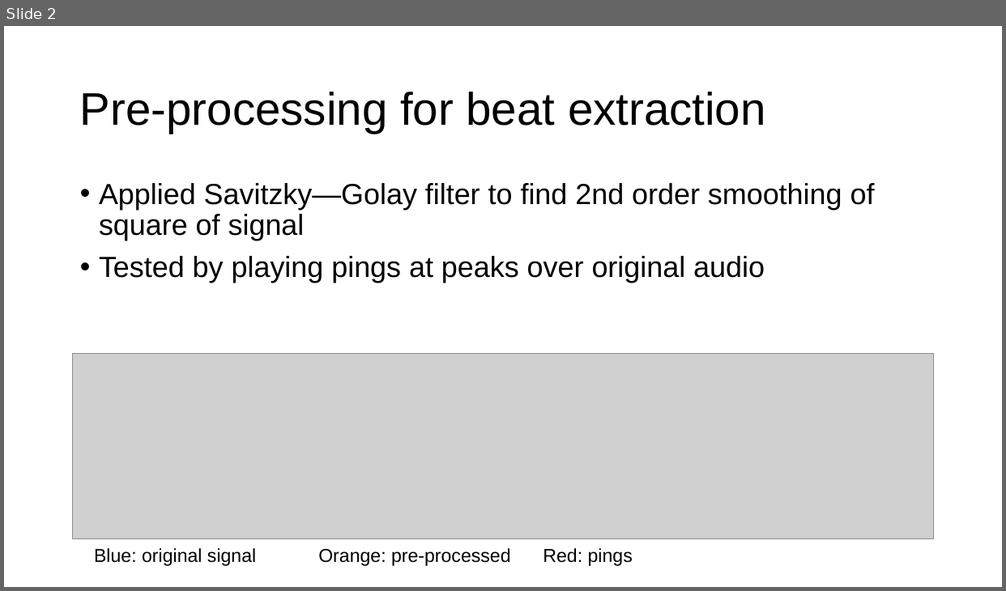
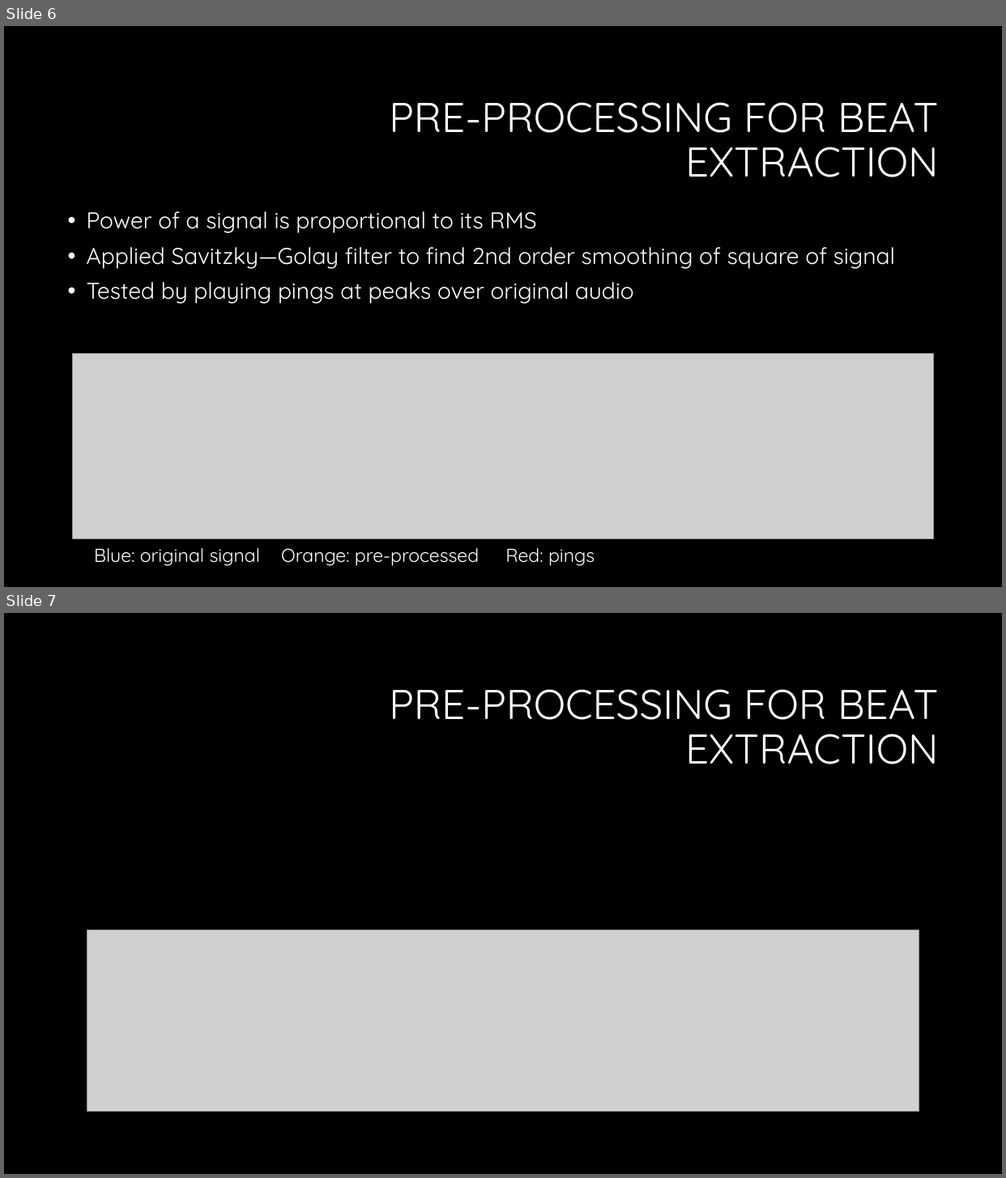
Before and after one commit to chenhi/groove_gang, a slide deck: presentation.pptx. Shown one above the other, each under a label of ours: slide 2 before the commit, slides 6 and 7 after it. The pictures are 1006x591 and 1006x1178 pixels, drawn with LibreOffice and Linux fonts; fonts in the diff are those of the drawing; grey boxes stand for pictures. Boxes give left, top, right and bottom in pixels: in the first picture for what was removed or moved away, otherwise in the second. Text is boxed around its words. In the diff, an @@ line names an element or a change of style, - is before the commit and + after.

```diff
--- a/presentation.pptx
+++ b/presentation.pptx
@@ slide 7 added at bbox=[4, 613, 1002, 1174], background #000000 @@
@@ title added at bbox=[389, 689, 938, 764], 40 pt, text #FFFFFF @@
+PRE-PROCESSING FOR BEAT EXTRACTION
@@ picture added at bbox=[87, 930, 918, 1112] @@
@@ what was slide 2 is now slide 6 @@
@@ slide 6 changed as well @@
@@ background #FFFFFF to #000000 @@
@@ title at bbox=[389, 102, 938, 177]: text changed; size 44 to 40 pt; font Arial to Quicksand; text colour #000000 to #FFFFFF @@
-Pre-processing for beat extraction
+PRE-PROCESSING FOR BEAT EXTRACTION
@@ text "Power of a signal is ...": place and size @@
-text "Power of a signal is ..." at bbox=[99, 183, 875, 283]
+text "Power of a signal is ..." at bbox=[87, 211, 895, 304]
@@ text at bbox=[87, 211, 537, 233]: paragraph added @@
+• Power of a signal is proportional to its RMS
@@ text at bbox=[87, 247, 895, 304]: size 28 to 22 pt, font Arial to Quicksand, text colour #000000 to #FFFFFF in "Applied Savitzky—Golay filter to find 2nd order ...", "Tested by playing pings at peaks over ..." @@
@@ text "Blue: original signal Orange: pre-processed ..." at bbox=[94, 548, 594, 566]: font Arial to Quicksand, text colour #000000 to #FFFFFF @@
```
Also in this commit, not shown: 5 other slides changed, 9 other slides added, 2 slides removed, 13 other files.
